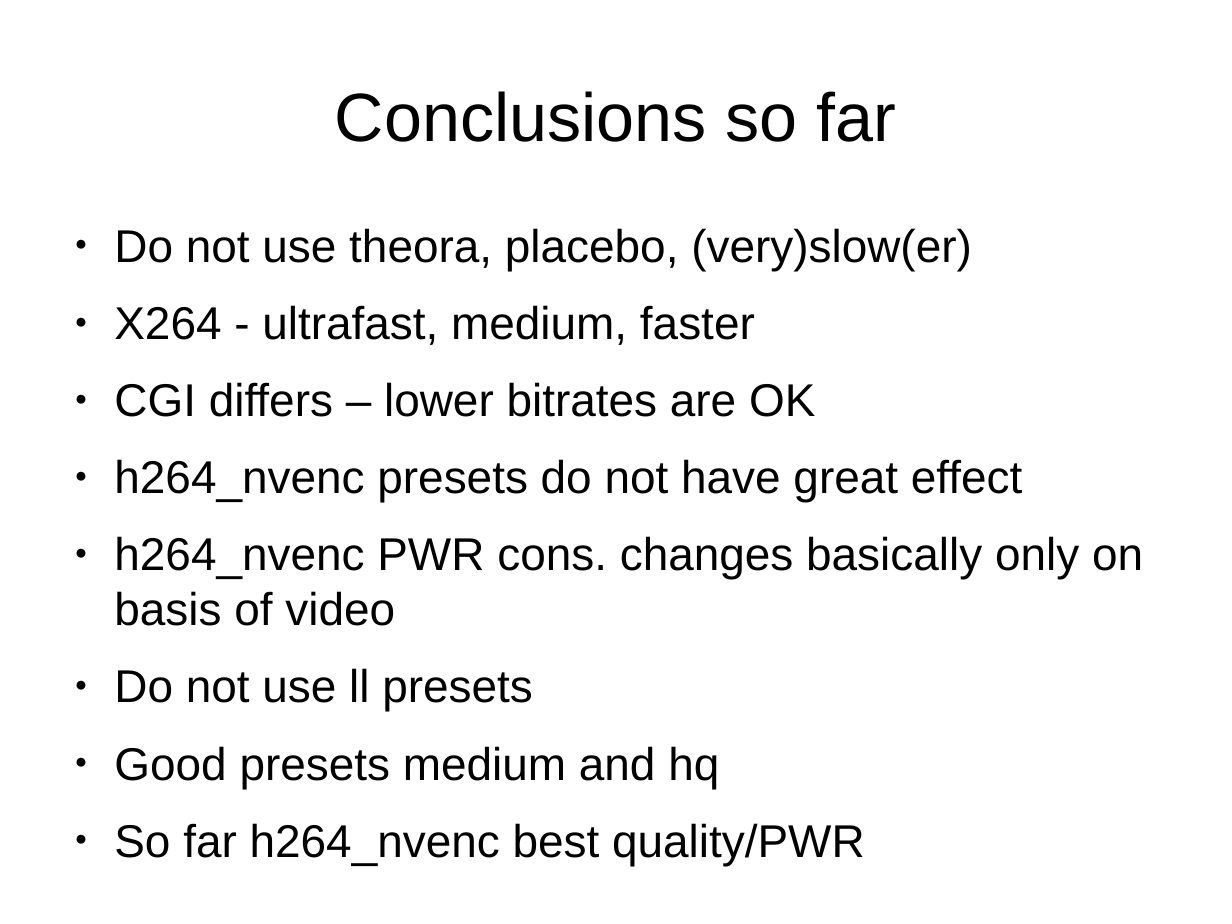
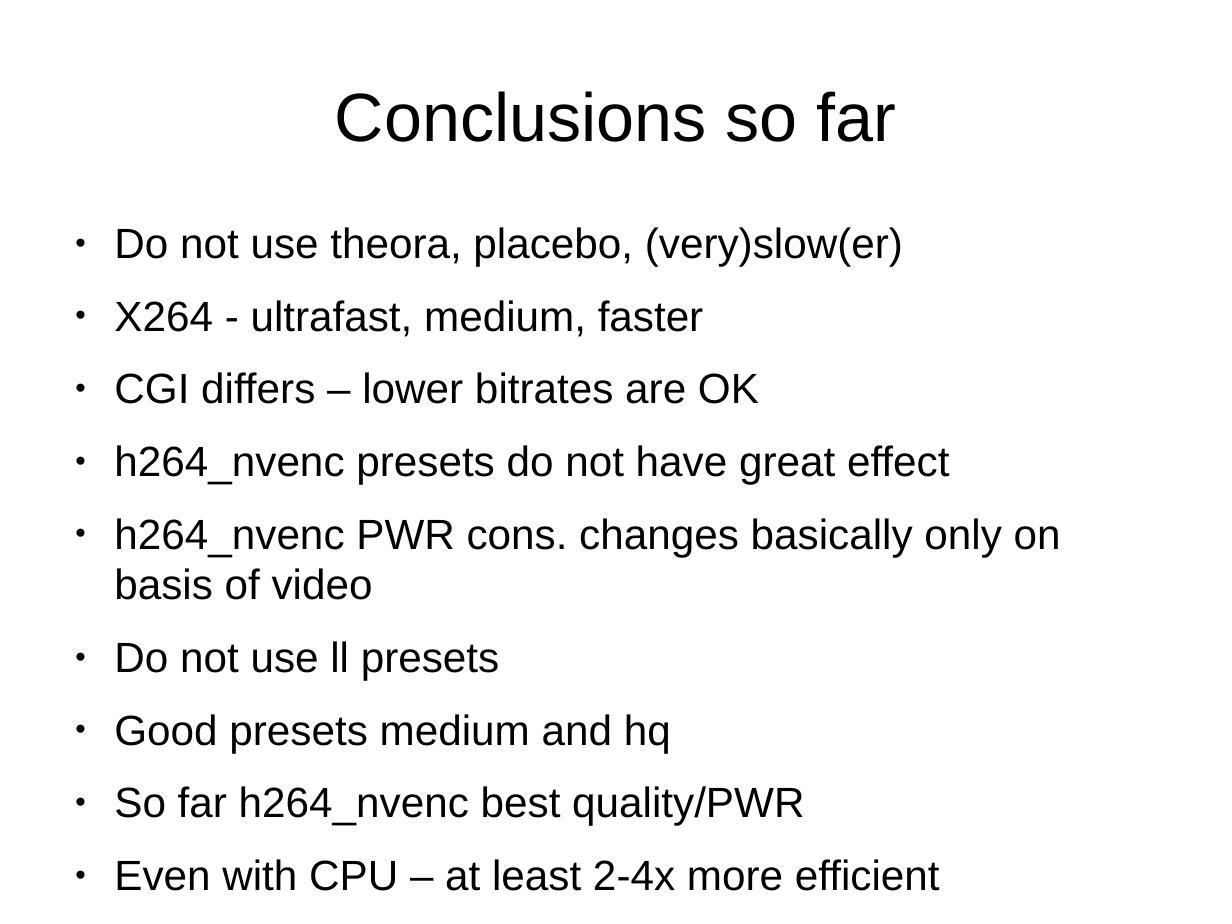
Before and after one commit to multiflexi/II2202, a slide deck: slide 15 of Presentation/presentation.odp (slide 9 before the commit). Drawn at 1232x924 pixels with LibreOffice and Linux fonts; fonts in the diff are those of the drawing. Boxes give left, top, right and bottom in pixels: in the first picture for what was removed or moved away, otherwise in the second. Text is boxed around its words. In the diff, an @@ line names an element or a change of style, - is before the commit and + after.

```diff
--- a/Presentation/presentation.odp
+++ b/Presentation/presentation.odp
@@ text at [114,227,1061,826]: size 29.6 to 27.2 pt in "Do not use theora, placebo, (very)slow(er)", "X264 - ultrafast, medium, faster", "CGI differs – lower bitrates are OK", "h264_nvenc presets do not have great effect" and 4 more places @@
@@ text at [114,859,940,891]: paragraph added @@
+● Even with CPU – at least 2-4x more efficient
```
Also in this commit, not shown: 3 other slides changed, 6 slides added, 1 other file.
